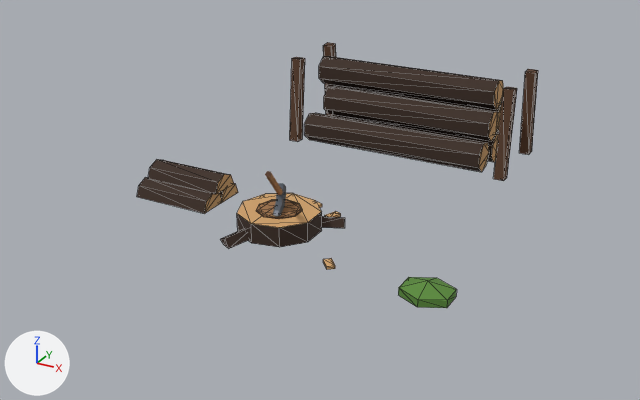
One commit to the glTF model raccoon/export/bld_woodpile_1x1.glb: the scene before it, then after it.
Camera for both pictures: a 50 mm camera at (0.815, -1.597, 0.771) aimed at (-0.027, -0.065, 0.005). Arrows for +X, +Y and +Z are at lower left; the lights stay in place. The picture after the commit comes second. Mesh edges are drawn as thin lines on the coarser meshes. Where no turn or scale is listed for an object, it has been applied to the vertices. Vertices at exactly the same position are counted once.

Names of what the first picture shows: 'bld_woodpile_1x1', 'pr_hatchet_rest'.
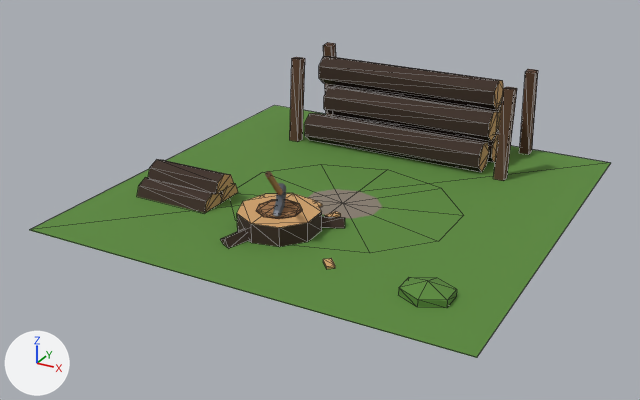
The edits, one by one:
me_bld_woodpile_1x1 is used by ob_bld_woodpile_1x1; location (0.0, 0.0, 0.0).
me_bld_woodpile_1x1 had 251 vertices, 387 faces and spanned x -0.39..0.375, y -0.373..0.459, z 0.0..0.211.
me_bld_woodpile_1x1 now has 270 vertices, 407 faces and spans x -0.47..0.47, y -0.47..0.47, z 0.0..0.211.
Part 1, on me_bld_woodpile_1x1:
8 vertices are added at x -0.47..0.47, y -0.47..0.47, z 0.0..0.001.
10 new faces join them.
Part 2, on me_bld_woodpile_1x1:
11 vertices are added at x -0.227..0.267, y -0.275..0.175, z 0.0..0.002.
10 new faces join them.

Changed parts and their boxes (x1, y1, x2, y2) in the pictures (640 x 400 px):
'bld_woodpile_1x1', reshaped (45% wider, 19% taller): before (137, 42, 538, 308); after (29, 42, 611, 358)
part 1 of me_bld_woodpile_1x1, added (green): after (29, 105, 611, 358)
part 2 of me_bld_woodpile_1x1, added: after (307, 189, 382, 219)
